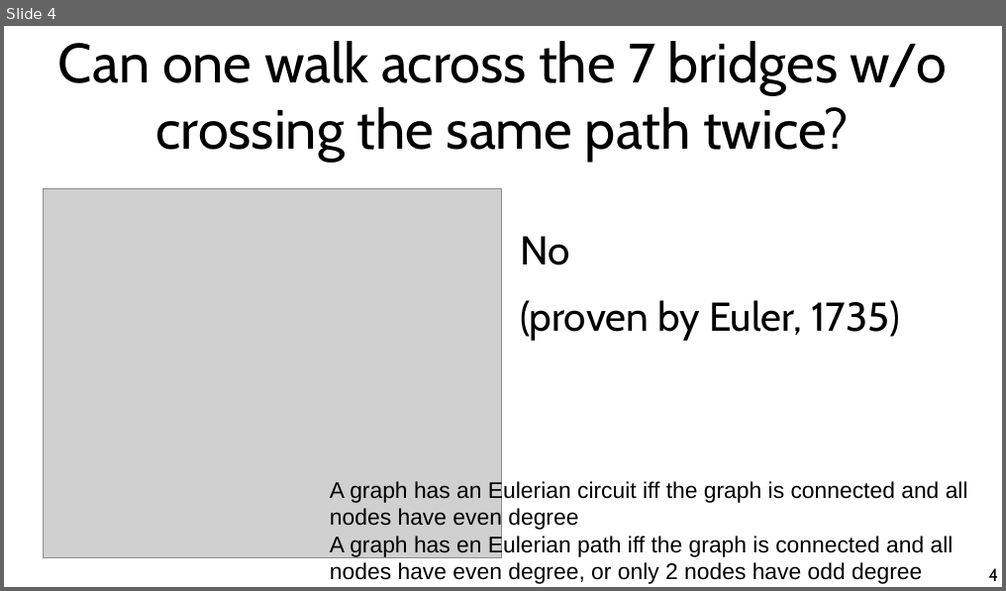
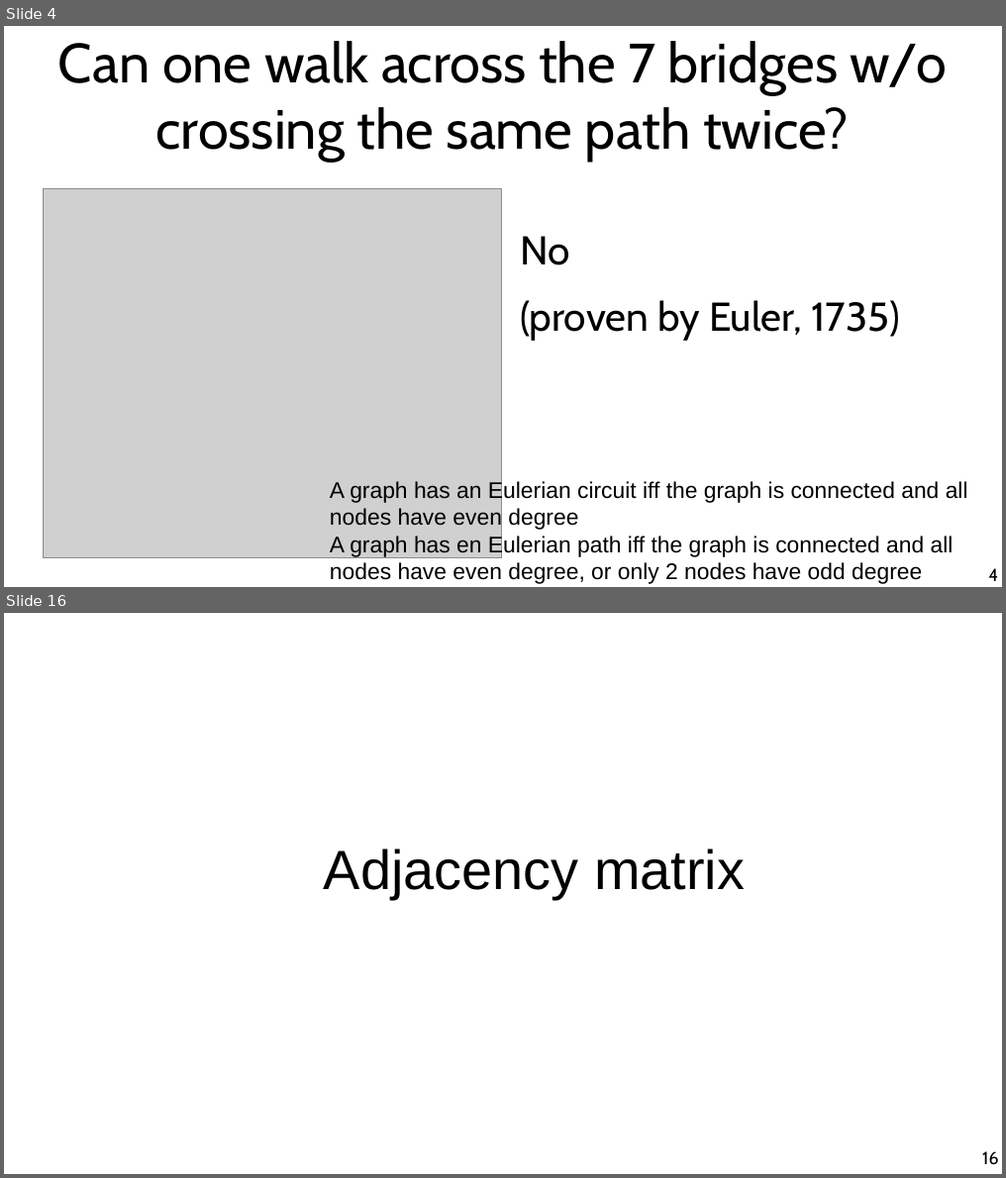
Before and after one commit to chatox/networks-science-course, a slide deck: theory/tt02_graph_theory_basics.odp. Shown one above the other, each under a label of ours: slide 4 before the commit, slides 4 and 16 after it; the slides between them are not shown. The pictures are 1006x591 and 1006x1178 pixels, drawn with LibreOffice and Linux fonts; fonts in the diff are those of the drawing; grey boxes stand for pictures. Boxes give left, top, right and bottom in pixels: in the first picture for what was removed or moved away, otherwise in the second. Text is boxed around its words. In the diff, an @@ line names an element or a change of style, - is before the commit and + after.

```diff
--- a/theory/tt02_graph_theory_basics.odp
+++ b/theory/tt02_graph_theory_basics.odp
@@ slide 16 added at bbox=[4, 613, 1002, 1174], background #FFFFFF @@
@@ title added at bbox=[324, 849, 745, 899], 44 pt, text #000000 @@
+Adjacency matrix
@@ page number added at bbox=[982, 1152, 998, 1165], 14 pt, text #000000 @@
+16
```
Also in this commit, not shown: 1 slide changed, 33 other slides added.
